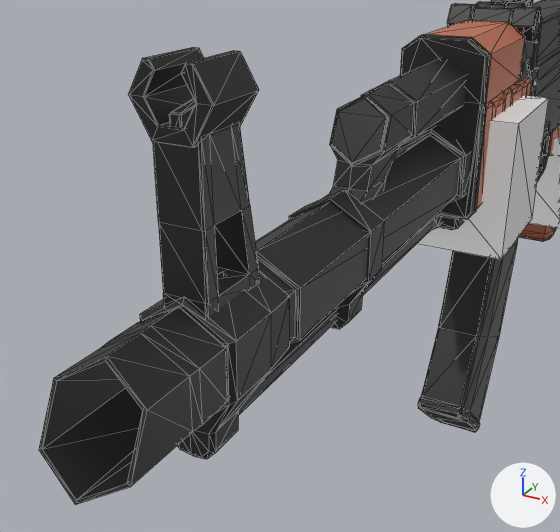
Two versions of the glTF model assets/ak47_animated.glb, one commit apart.
Rendered twice from a 50 mm lens placed at (3.19, -16.08, 5.22), pointed at (0.82, -11.76, 3.06). Arrows for +X, +Y and +Z are at lower right; the lights stay in place. Mesh edges are drawn as thin lines. Where no turn or scale is listed for an object, it has been applied to the vertices.

The first picture shows 'Cube.024', 'LeftHand', 'RightHand'.
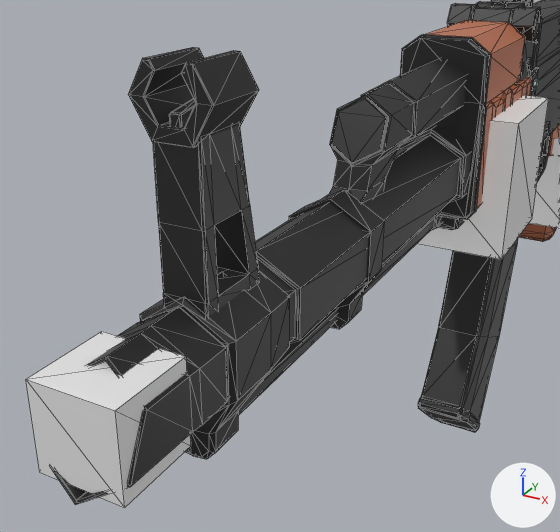
Where the change shows, as pixel boxes (x1, y1, x2, y2) in the pictures (560 x 532 px):
'Muzzle', added: after (26, 331, 191, 507)

The edits, one by one:
Mesh me_cube is new.
It is a box spanning x -0.375..0.375, y -0.375..0.375, z -0.375..0.375.
Object 'Muzzle' (ob_muzzle) is new; it shows me_cube.
Its location is (0.0, -12.679, 2.119).
